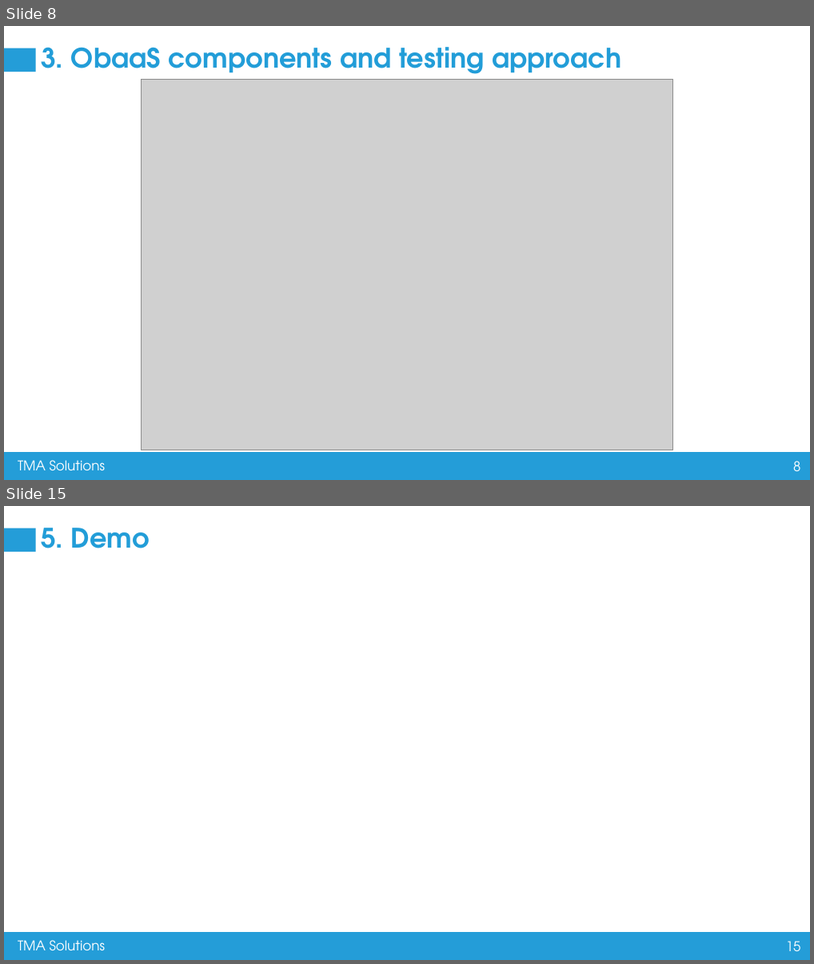
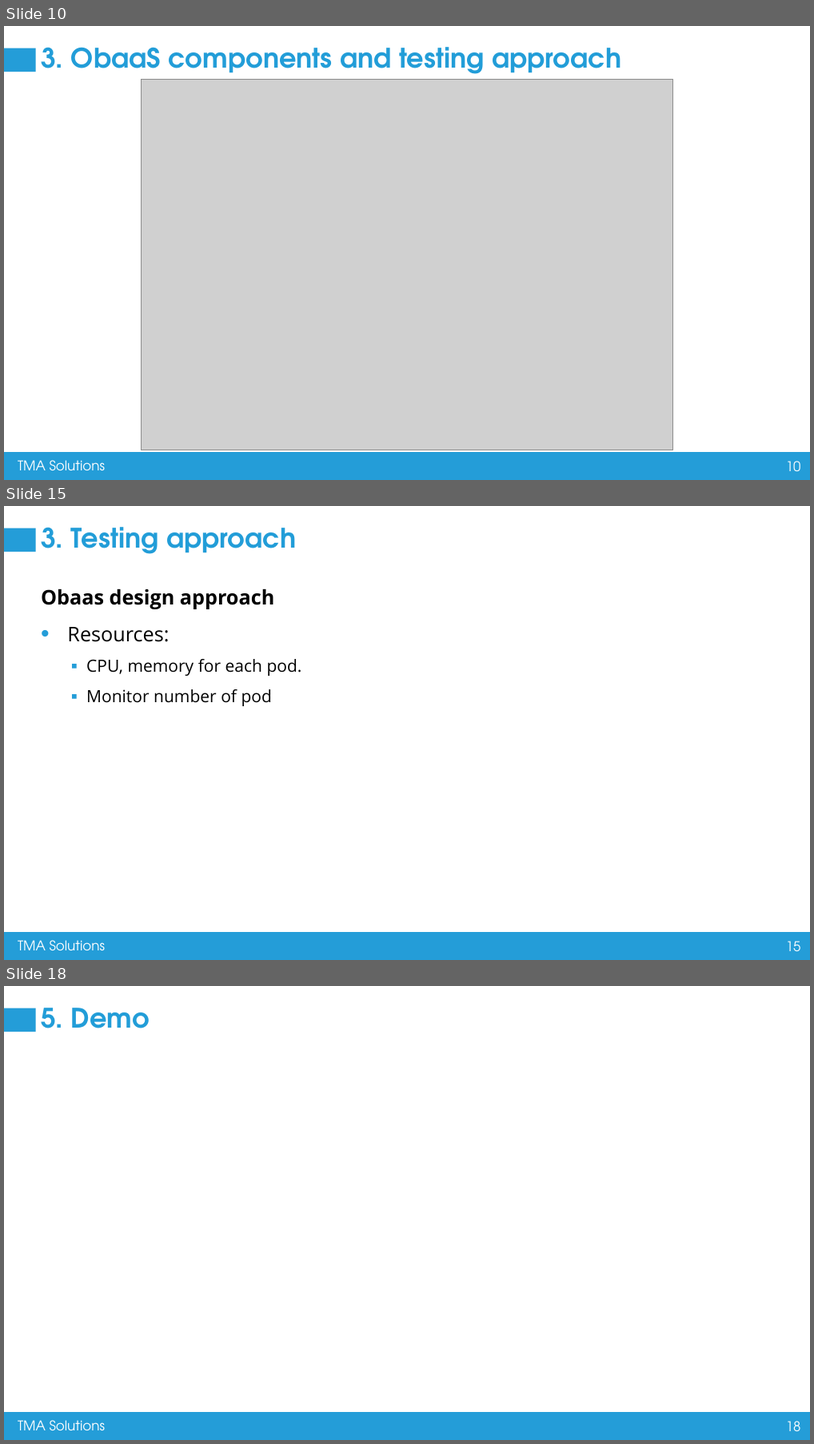
Before and after one commit to nguyenvanhuy0612/flutter_training, a slide deck: Containerization and Microservices Testing.pptx. Shown one above the other, each under a label of ours: slides 8 and 15 before the commit, slides 10, 15 and 18 after it; the slides between them are not shown. The pictures are 814x964 and 814x1444 pixels, drawn with LibreOffice and Linux fonts; fonts in the diff are those of the drawing; grey boxes stand for pictures. Boxes give left, top, right and bottom in pixels: in the first picture for what was removed or moved away, otherwise in the second. Text is boxed around its words. In the diff, an @@ line names an element or a change of style, - is before the commit and + after.

```diff
--- a/Containerization and Microservices Testing.pptx
+++ b/Containerization and Microservices Testing.pptx
@@ slide 15 added at bbox=[4, 506, 810, 960], background #FFFFFF; not listed: 4 template elements that a slide beside it also shows @@
@@ title added at bbox=[41, 527, 296, 554], 32 pt, text #229DD8, bold @@
+3. Testing approach
@@ text added at bbox=[41, 589, 302, 706], 20 pt, text #000000 @@
+Obaas design approach
+• Resources:
+  ▪ CPU, memory for each pod.
+  ▪ Monitor number of pod
@@ what was slide 8 is now slide 10 @@
@@ page number at bbox=[786, 460, 802, 471]: text changed @@
-8
+10
@@ what was slide 15 is now slide 18 @@
@@ page number at bbox=[786, 1420, 802, 1431]: text changed @@
-15
+18
```
Also in this commit, not shown: 5 slides changed, 8 other slides added, 13 slides removed.
